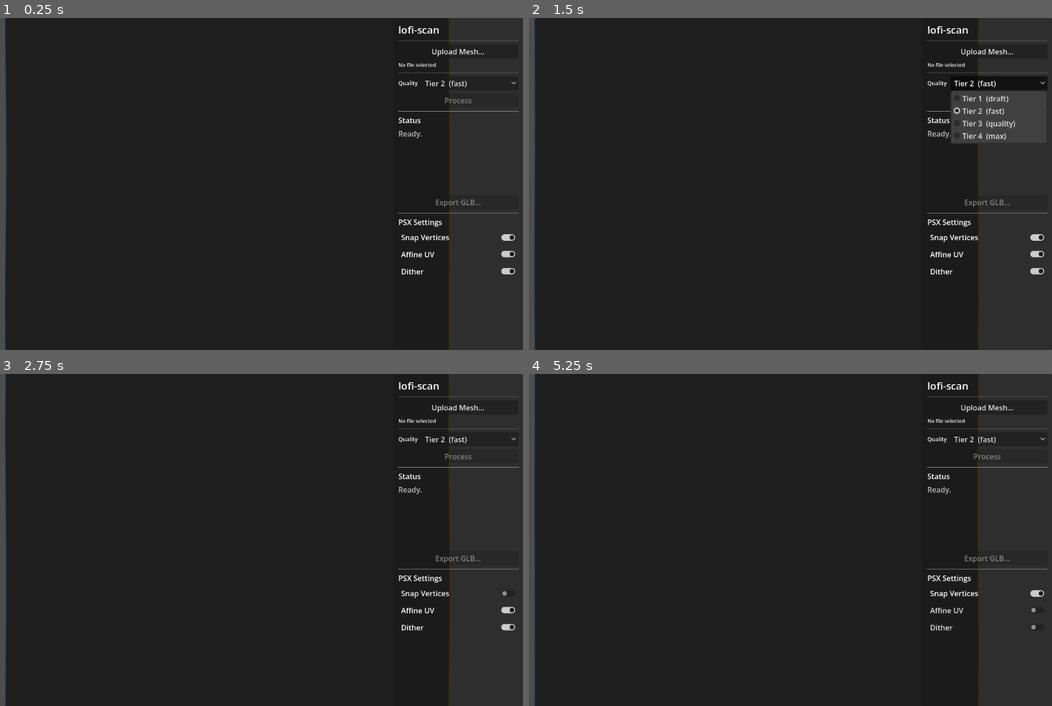
Above: before the commit, frames 1-4 (two rows, left to right).
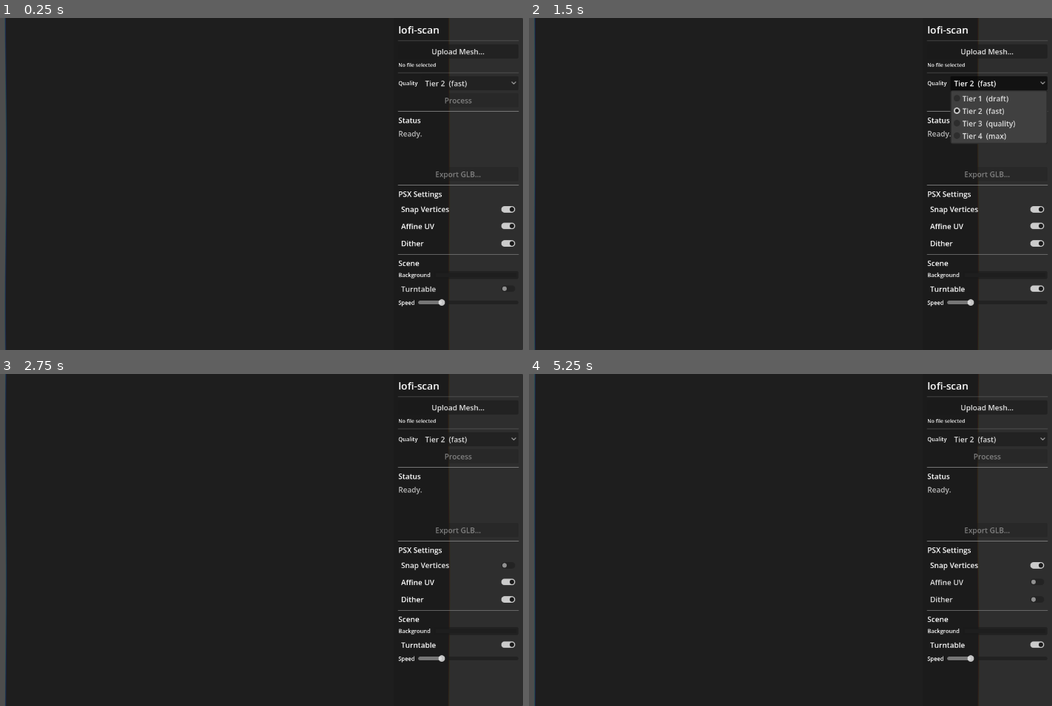
Above: after the commit, the same moments.

Repository: rendyrayana/lofi-scan
Game: Godot game, scene res://scenes/main.tscn
Two runs of this game, one before a commit and one after it. Both use one fixed random seed, a clock stepped at 60 frames per second and the inputs below.
Inputs (mouse positions are in pixels of both pictures, inside the frame that each line leads up to):
- Up to frame 1 (0.25 s): no input
- Up to frame 2 (1.5 s): click (989, 290) at 0.5 s, where only the run after the commit has a clickable "Turntable"; click "Tier 2 (fast)" at 1.25 s
- Up to frame 3 (2.75 s): click "Snap Vertices" at 2 s
- Up to frame 4 (5.25 s): click "Affine UV" at 2.75 s; click "Dither" at 3.5 s; click "Tier 2 (fast)" at 4.25 s; click "Snap Vertices" at 5 s

The runs differ from the first frame. In frame 1, 1.3% of the frame differs, in the area x 75-100%, y 46-87%; in frame 2, 1.3%; in frame 3, 1.3%; in frame 4, 1.2%.

Commit message:
Milestone 7: background color picker + turntable
- ColorPickerButton sets WorldEnvironment background color live
- Turntable CheckButton auto-rotates the camera around the model
- SpeedSlider (5–120 deg/s) controls turntable rate

Diff:
--- a/godot_app/scenes/main.tscn
+++ b/godot_app/scenes/main.tscn
@@ -129,6 +129,36 @@
 button_pressed = true
 text = "Dither"
 
+[node name="HSep4" type="HSeparator" parent="CanvasLayer/SidePanel/VBox"]
+
+[node name="SceneTitle" type="Label" parent="CanvasLayer/SidePanel/VBox"]
+text = "Scene"
+
+[node name="BGRow" type="HBoxContainer" parent="CanvasLayer/SidePanel/VBox"]
+
+[node name="BGLabel" type="Label" parent="CanvasLayer/SidePanel/VBox/BGRow"]
+text = "Background "
+theme_override_font_sizes/font_size = 12
+
+[node name="BGColor" type="ColorPickerButton" parent="CanvasLayer/SidePanel/VBox/BGRow"]
+size_flags_horizontal = 3
+color = Color(0.118, 0.118, 0.118, 1)
+
+[node name="TurntableBtn" type="CheckButton" parent="CanvasLayer/SidePanel/VBox"]
+text = "Turntable"
+
+[node name="SpeedRow" type="HBoxContainer" parent="CanvasLayer/SidePanel/VBox"]
+
+[node name="SpeedLabel" type="Label" parent="CanvasLayer/SidePanel/VBox/SpeedRow"]
+text = "Speed "
+theme_override_font_sizes/font_size = 12
+
+[node name="SpeedSlider" type="HSlider" parent="CanvasLayer/SidePanel/VBox/SpeedRow"]
+size_flags_horizontal = 3
+min_value = 5.0
+max_value = 120.0
+value = 30.0
+
 [node name="Spacer" type="Control" parent="CanvasLayer/SidePanel/VBox"]
 size_flags_vertical = 3
 
--- a/godot_app/scripts/main.gd
+++ b/godot_app/scripts/main.gd
@@ -11,15 +11,19 @@
 @onready var snap_btn:     CheckButton   = $CanvasLayer/SidePanel/VBox/SnapBtn
 @onready var affine_btn:   CheckButton   = $CanvasLayer/SidePanel/VBox/AffineBtn
 @onready var dither_btn:   CheckButton   = $CanvasLayer/SidePanel/VBox/DitherBtn
-@onready var tier_option:  OptionButton  = $CanvasLayer/SidePanel/VBox/TierRow/TierOption
-@onready var result_label: Label         = $CanvasLayer/SidePanel/VBox/ResultLabel
-@onready var export_btn:   Button        = $CanvasLayer/SidePanel/VBox/ExportBtn
-@onready var file_dialog:  FileDialog    = $CanvasLayer/FileDialog
-@onready var export_dialog: FileDialog   = $CanvasLayer/ExportDialog
+@onready var tier_option:    OptionButton     = $CanvasLayer/SidePanel/VBox/TierRow/TierOption
+@onready var result_label:   Label            = $CanvasLayer/SidePanel/VBox/ResultLabel
+@onready var export_btn:     Button           = $CanvasLayer/SidePanel/VBox/ExportBtn
+@onready var bg_color_btn:   ColorPickerButton = $CanvasLayer/SidePanel/VBox/BGRow/BGColor
+@onready var turntable_btn:  CheckButton      = $CanvasLayer/SidePanel/VBox/TurntableBtn
+@onready var speed_slider:   HSlider          = $CanvasLayer/SidePanel/VBox/SpeedRow/SpeedSlider
+@onready var file_dialog:    FileDialog       = $CanvasLayer/FileDialog
+@onready var export_dialog:  FileDialog       = $CanvasLayer/ExportDialog
 
 # ─── 3D scene nodes (built in _ready) ────────────────────────────────────────
 var cam:        Camera3D
 var model_root: Node3D
+var world_env:  WorldEnvironment
 var psx_shader: Shader
 var crt_shader: Shader
 
@@ -65,6 +69,7 @@
 	snap_btn.toggled.connect(func(v): _set_all_shader_param("snap_vertices", v))
 	affine_btn.toggled.connect(func(v): _set_all_shader_param("use_affine_uv", v))
 	dither_btn.toggled.connect(func(v): _set_all_shader_param("use_dither", v))
+	bg_color_btn.color_changed.connect(_on_bg_color_changed)
 
 	_try_autoload_latest_glb()
 
@@ -89,9 +94,9 @@
 	env.ambient_light_source = Environment.AMBIENT_SOURCE_COLOR
 	env.ambient_light_color = Color(1, 1, 1)
 	env.ambient_light_energy = 0.2
-	var we := WorldEnvironment.new()
-	we.environment = env
-	viewport3d.add_child(we)
+	world_env = WorldEnvironment.new()
+	world_env.environment = env
+	viewport3d.add_child(world_env)
 
 	model_root = Node3D.new()
 	viewport3d.add_child(model_root)
@@ -400,6 +405,19 @@
 	cam.look_at(orbit_center, Vector3.UP)
 
 
+# ─── Turntable & BG ─────────────────────────────────────────────────────────
+
+func _process(delta: float) -> void:
+	if turntable_btn.button_pressed and not _aabb_empty:
+		orbit_yaw += speed_slider.value * delta
+		_update_camera()
+
+
+func _on_bg_color_changed(color: Color) -> void:
+	if world_env and world_env.environment:
+		world_env.environment.background_color = color
+
+
 # ─── Input ───────────────────────────────────────────────────────────────────
 
 func _input(event: InputEvent) -> void:
